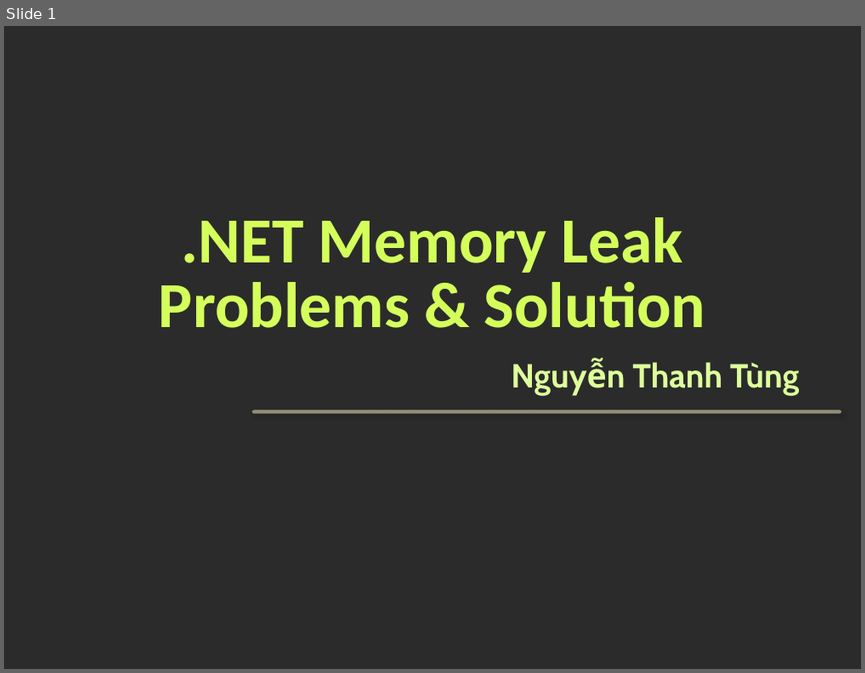
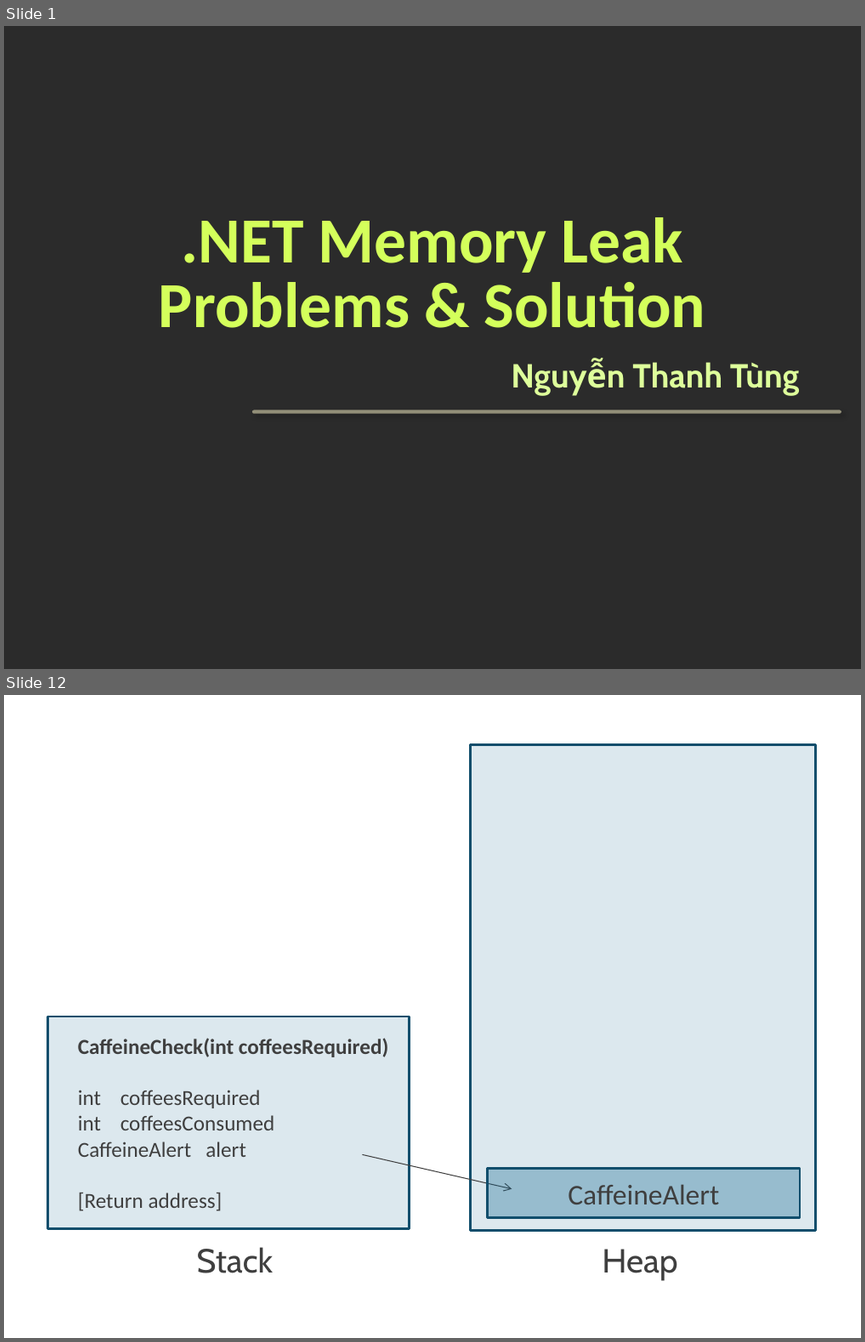
Before and after one commit to tungnt185/MemoryLeak, a slide deck: Memory Leak in .NET.pptx. Shown one above the other, each under a label of ours: slide 1 before the commit, slides 1 and 12 after it; the slides between them are not shown. The pictures are 865x673 and 865x1342 pixels, drawn with LibreOffice and Linux fonts; fonts in the diff are those of the drawing; background and template pictures are left out; a plain dark background stands for a picture behind light text. Boxes give left, top, right and bottom in pixels: in the first picture for what was removed or moved away, otherwise in the second. Text is boxed around its words. In the diff, an @@ line names an element or a change of style, - is before the commit and + after.

```diff
--- a/Memory Leak in .NET.pptx
+++ b/Memory Leak in .NET.pptx
@@ slide 12 added at box(4, 695, 861, 1338), background picture (left out) @@
@@ rectangle added at box(470, 744, 816, 1230), fill #186A93 at 15% opacity, outline #124E6D 2 pt @@
@@ rectangle added at box(47, 1016, 409, 1229), fill #186A93 at 15% opacity, outline #124E6D 2 pt, 18 pt, text #3F3F3F @@
+CaffeineCheck(int coffeesRequired)
+int coffeesRequired
+int coffeesConsumed
+CaffeineAlert alert
+[Return address]
@@ arrow added from (362, 1154) to (512, 1189), #3F3F3F 0.75 pt @@
@@ rectangle added at box(488, 1168, 799, 1218), fill #186A93 at 35% opacity, outline #124E6D 2 pt, 24 pt, text #3F3F3F @@
+CaffeineAlert
@@ text added at box(197, 1247, 273, 1273), 28 pt, text #3F3F3F @@
+Stack
@@ text added at box(602, 1248, 677, 1280), 28 pt, text #3F3F3F @@
+Heap
```
Also in this commit, not shown: 2 slides changed, 39 other slides added, 29 slides removed.
